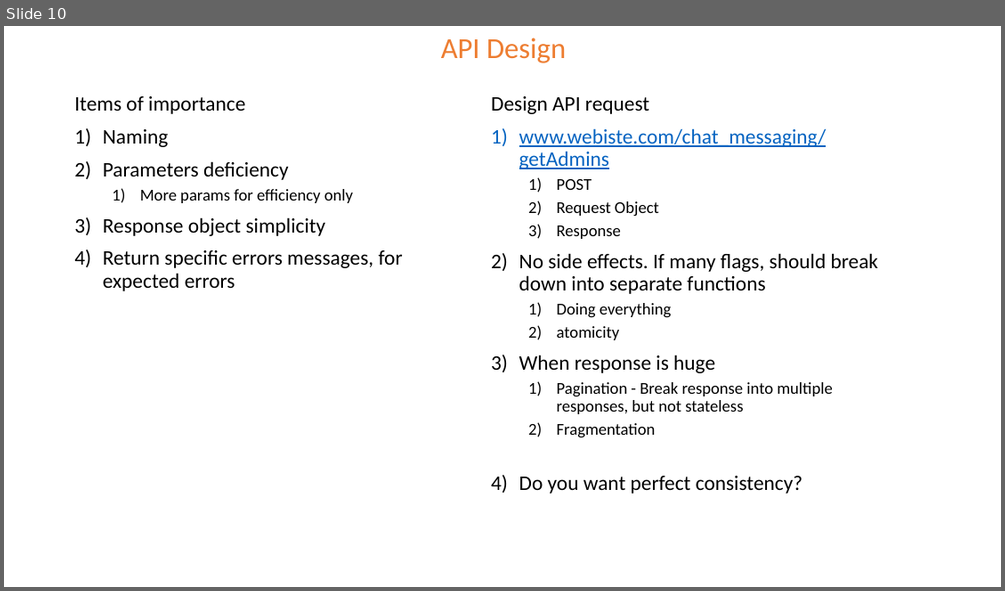
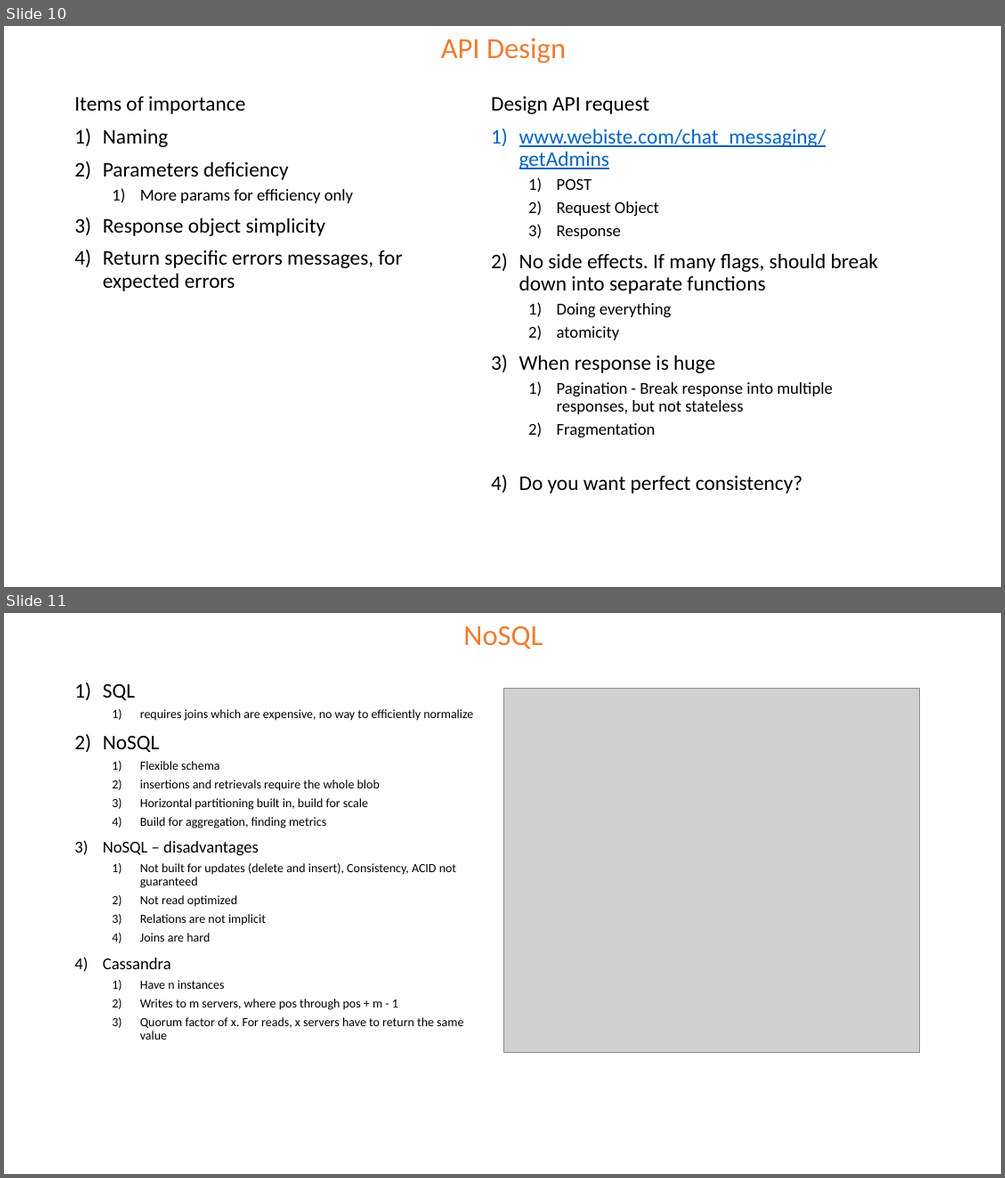
Before and after one commit to the-potato-man/Leetcode, a slide deck: design/System Design Notes.pptx. Shown one above the other, each under a label of ours: slide 10 before the commit, slides 10 and 11 after it. The pictures are 1005x591 and 1005x1178 pixels, drawn with LibreOffice and Linux fonts; fonts in the diff are those of the drawing; grey boxes stand for pictures. Boxes give left, top, right and bottom in pixels: in the first picture for what was removed or moved away, otherwise in the second. Text is boxed around its words. In the diff, an @@ line names an element or a change of style, - is before the commit and + after.

```diff
--- a/design/System Design Notes.pptx
+++ b/design/System Design Notes.pptx
@@ slide 11 added at <box>4,613,1001,1174</box>, background #FFFFFF @@
@@ text added at <box>463,626,542,649</box>, 28 pt, text #ED7D31 @@
+NoSQL
@@ text added at <box>103,684,473,1039</box>, 12 pt, text #000000 @@
+1) SQL
+  1) requires joins which are expensive, no way to efficiently normalize
+2) NoSQL
+  1) Flexible schema
+  2) insertions and retrievals require the whole blob
+  3) Horizontal partitioning built in, build for scale
+  4) Build for aggregation, finding metrics
+3) NoSQL – disadvantages
+  1) Not built for updates (delete and insert), Consistency, ACID not guaranteed
+  2) Not read optimized
+  3) Relations are not implicit
+  4) Joins are hard
+4) Cassandra
+  1) Have n instances
+  2) Writes to m servers, where pos through pos + m - 1
+  3) Quorum factor of x. For reads, x servers have to return the same value
@@ picture added at <box>503,689,920,1052</box> @@
```
Also in this commit, not shown: 3 other slides added.
